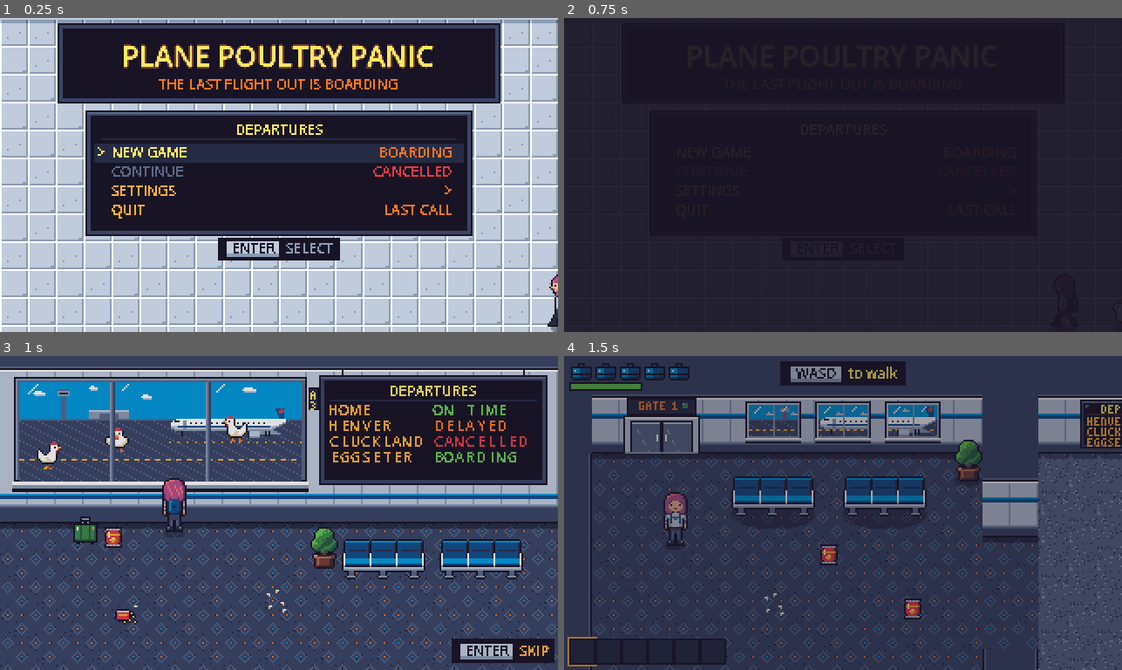
Above: before the commit, frames 1-4 (two rows, left to right).
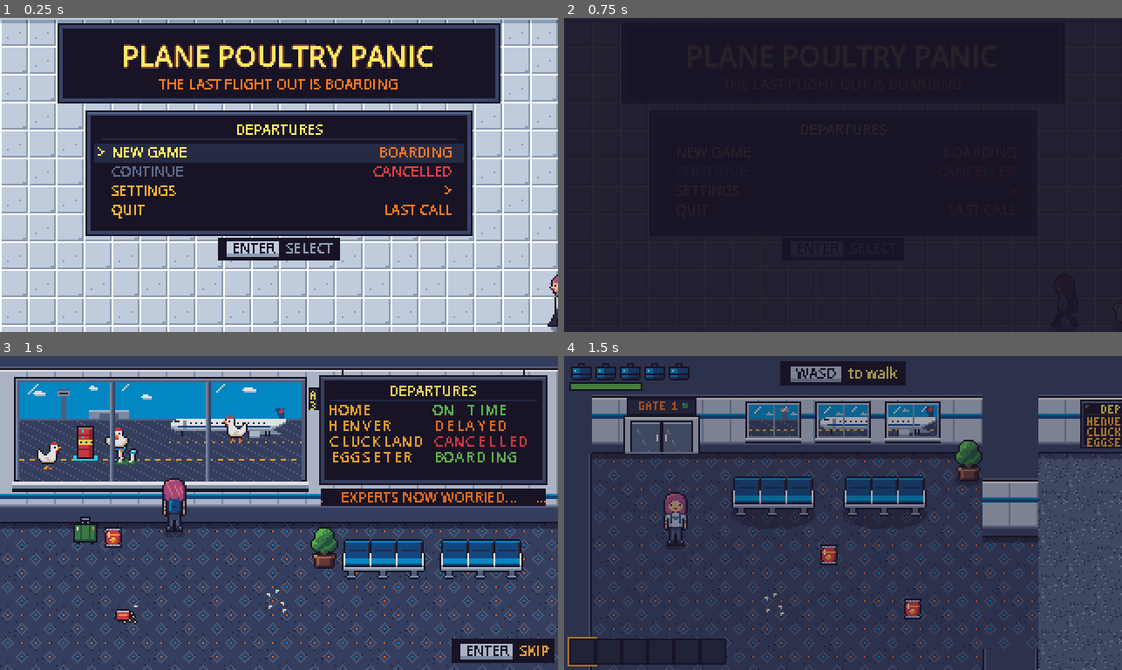
Above: after the commit, the same moments.

Repository: mvdmakesthings/PlanePoultryPanic
Game: Godot game, scene res://scenes/ui/main_menu.tscn
Two runs of this game, one before a commit and one after it. Both use one fixed random seed, a clock stepped at 60 frames per second and the inputs below.
Inputs (mouse positions are in pixels of both pictures, inside the frame that each line leads up to):
- Up to frame 1 (0.25 s): no input
- Up to frame 2 (0.75 s): tap Enter (ui_accept) at 0.5 s; move the mouse to (965, 159) at 0.52 s; hold D (move_right) from 0.53 s (still down); hold Shift (run) from 0.53 s (still down); click (965, 159) at 0.67 s
- Up to frame 3 (1 s): keep holding D (move_right); keep holding Shift (run); tap Enter (ui_accept) at 0.77 s
- Up to frame 4 (1.5 s): tap Enter (ui_accept) at 1.07 s; move the mouse to (731, 528) at 1.27 s; release D (move_right) at 1.28 s; release Shift (run) at 1.28 s; hold S (move_down) from 1.28 s (still down); tap G (drop_item) at 1.35 s; click (731, 528) at 1.42 s

Frames 1-2 are identical in both runs. In frame 3, 2.8% of the frame differs, in the area x 13-98%, y 22-48%; in frame 4, nothing differs.

Commit message:
Show the mushroom lore in the opening
A news ticker about the glowing mushrooms crawls under the departure
board, and out on the tarmac a chicken pecks at a glowing patch beside
a leaking fuel drum.

Diff:
--- a/game/scripts/cutscenes/opening.gd
+++ b/game/scripts/cutscenes/opening.gd
@@ -4,7 +4,9 @@
 ## CANCELLED on the departure board, her boarding pass gets stamped EXPIRED,
 ## chickens run the tarmac outside (one squawks at her through the glass),
 ## and the PA announces the last flight out. Then she runs for it and
-## Level 1 starts.
+## Level 1 starts. The mushroom lore runs in the background: a news ticker
+## crawls under the departure board, and out on the tarmac a chicken pecks
+## at a glowing patch beside a leaking fuel drum.
 ##
 ## Everything happens on a timeline of beats (BEATS, in seconds). Confirm,
 ## Back or Pause skips straight to Level 1.
@@ -28,6 +30,8 @@
 const CHICKEN_IDLE := preload("res://assets/sprites/chicken_idle.png")
 const CHICKEN_CHASE := preload("res://assets/sprites/chicken_chase.png")
 const CHICKEN_FLIGHT := preload("res://assets/sprites/chicken_flight_walk.png")
+const MUSHROOMS := preload("res://assets/sprites/mushroom_patch.png")
+const FUEL_DRUM := preload("res://assets/sprites/fuel_drum.png")
 
 ## The window glass in opening_backdrop.png, where the tarmac shows through.
 const GLASS := Rect2(11, 15, 162, 57)
@@ -50,6 +54,11 @@
 const FLAP_SPIN := 0.2
 const FLAP_CHARS := "ABCDEFGHIJKLMNOPRSTUVWXYZ#?*%&"
 const GREEN := Color("63c74d")
+
+## The news ticker under the departure board, crawling left.
+const TICKER := Rect2(184, 76, 129, 10)
+const TICKER_TEXT := "...GLOWING MUSHROOMS FOUND NEAR RUNWAY 2...     EXPERTS \"NOT WORRIED\"...     EXPERTS NOW WORRIED...     "
+const TICKER_SPEED := 28.0
 
 ## The PA panel along the bottom of the screen.
 const PANEL := Rect2(12, 130, 228, 44)
@@ -93,6 +102,8 @@
 var _done := false
 var _typed := 0.0
 var _outside: Control
+var _ticker: Control
+var _glow: Sprite2D
 var _board_layer: Node2D
 var _front: Node2D
 var _amanda: AnimatedSprite2D
@@ -116,6 +127,13 @@
 	_board_layer = Node2D.new()
 	_board_layer.draw.connect(_draw_board)
 	add_child(_board_layer)
+	_ticker = Control.new()
+	_ticker.position = TICKER.position
+	_ticker.size = TICKER.size
+	_ticker.clip_contents = true
+	_ticker.mouse_filter = Control.MOUSE_FILTER_IGNORE
+	_ticker.draw.connect(_draw_ticker)
+	add_child(_ticker)
 	_build_props()
 	_amanda = _animated(frames, Vector2(0, -16), "idle_up")
 	_amanda.position = AMANDA_AT
@@ -177,7 +195,20 @@
 	tarmac.texture = TARMAC
 	tarmac.centered = false
 	_outside.add_child(tarmac)
-	# One pecks at the plane's landing gear, one strolls the taxiway.
+	# A leaking fuel drum, and the glowing patch that's sprouted beside it.
+	var drum := Sprite2D.new()
+	drum.texture = FUEL_DRUM
+	drum.hframes = 2
+	drum.position = Vector2(38, 34)
+	_outside.add_child(drum)
+	_glow = Sprite2D.new()
+	_glow.texture = MUSHROOMS
+	_glow.hframes = 3
+	_glow.vframes = 3
+	_glow.position = Vector2(60, 40)
+	_outside.add_child(_glow)
+	# One pecks at the plane's landing gear, one strolls the taxiway, and
+	# one pecks at the glowing patch.
 	var pecker := _animated(frames, Vector2(0, -8), "peck_left", _outside)
 	pecker.position = Vector2(124, 34)
 	_wanderer = _animated(frames, Vector2(0, -8), "walk_right", _outside)
@@ -243,6 +274,8 @@
 		if _done:
 			return
 	_update_flaps()
+	_glow.frame = int(_time * 3.0) % 3
+	_ticker.queue_redraw()
 	_typed += delta * TYPE_SPEED
 	# The chicken on the taxiway strolls back and forth.
 	var dir := 1.0 if _wanderer.animation == "walk_right" else -1.0
@@ -460,6 +493,17 @@
 			HORIZONTAL_ALIGNMENT_LEFT, -1, BoardMenu.FONT_SIZE, color)
 
 
+## The news ticker: the mushroom story, crawling past on a loop.
+func _draw_ticker() -> void:
+	var font := ThemeDB.fallback_font
+	_ticker.draw_rect(Rect2(Vector2.ZERO, TICKER.size), BoardMenu.BACK)
+	var width := font.get_string_size(TICKER_TEXT, HORIZONTAL_ALIGNMENT_LEFT, -1, BoardMenu.FONT_SIZE).x
+	var x := -fmod(_time * TICKER_SPEED, width) + TICKER.size.x
+	for i in 2:
+		_ticker.draw_string(font, Vector2(roundf(x - width + i * width), 8), TICKER_TEXT,
+			HORIZONTAL_ALIGNMENT_LEFT, -1, BoardMenu.FONT_SIZE, BoardMenu.STATUS)
+
+
 # --- The PA panel and the skip hint ---------------------------------------
 
 func _show_panel(title: String, text: String) -> void:
